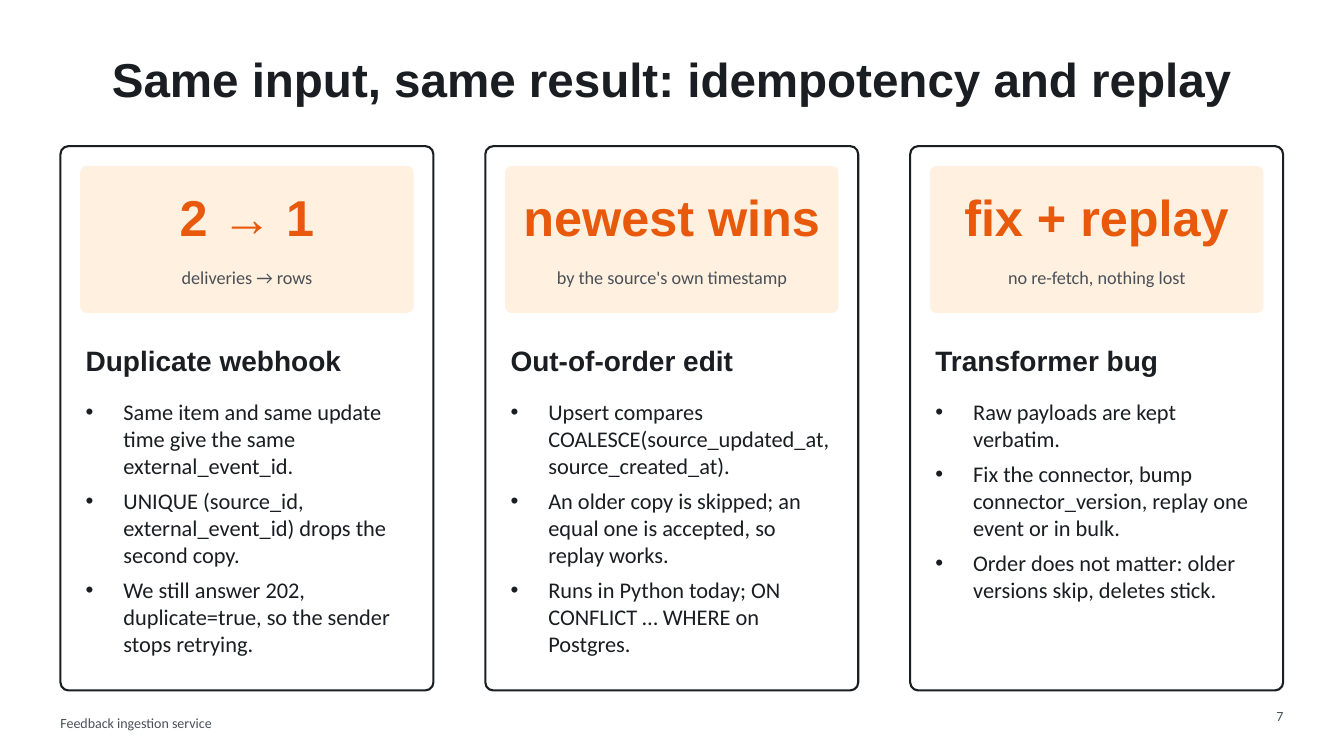
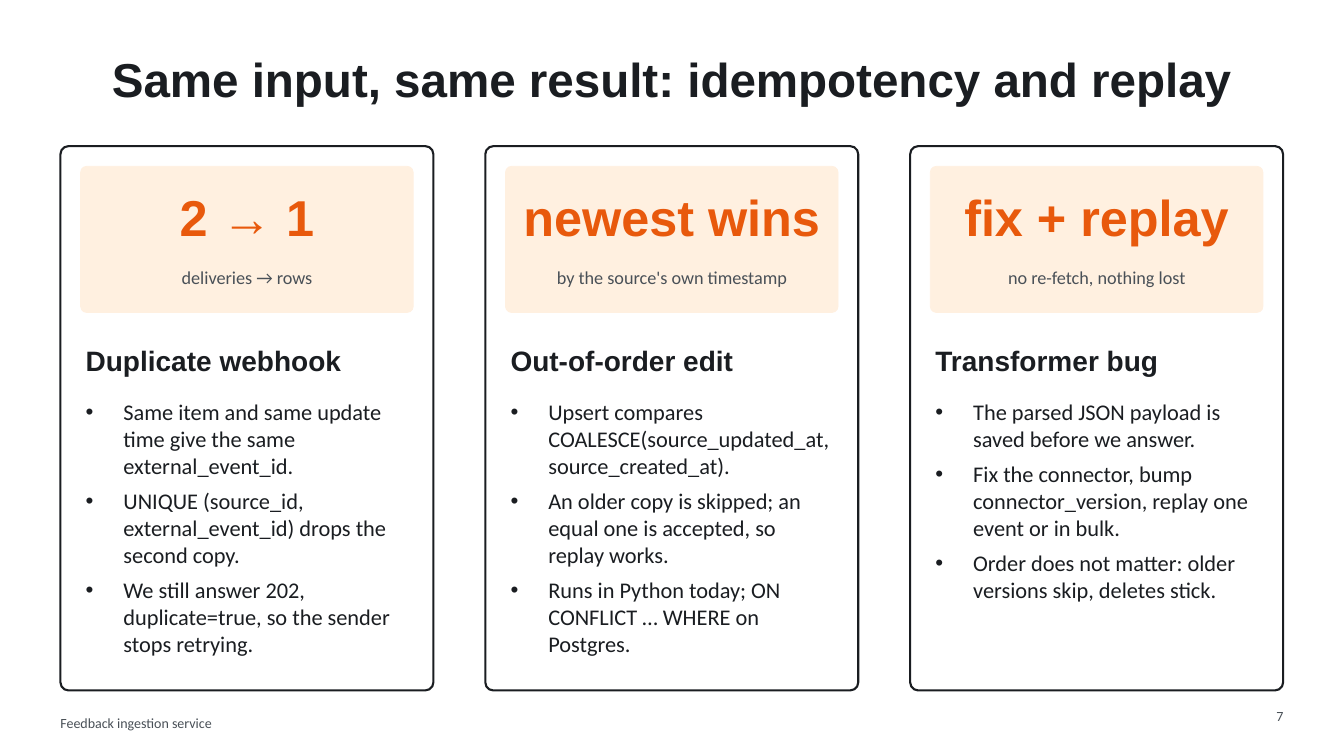
Before and after one commit to regalmoix/feedback-ingest, a slide deck: slide 7 of docs/slides/deck.pptx. Drawn at 1344x756 pixels with LibreOffice and Linux fonts; fonts in the diff are those of the drawing. Boxes give left, top, right and bottom in pixels: in the first picture for what was removed or moved away, otherwise in the second. Text is boxed around its words. In the diff, an @@ line names an element or a change of style, - is before the commit and + after.

```diff
--- a/docs/slides/deck.pptx
+++ b/docs/slides/deck.pptx
@@ text at (x1=973, y1=404, x2=1220, y2=447): text changed @@
-• Raw payloads are kept verbatim.
+• The parsed JSON payload is saved before we answer.
```
Also in this commit, not shown: 3 other slides changed, 14 other files.
